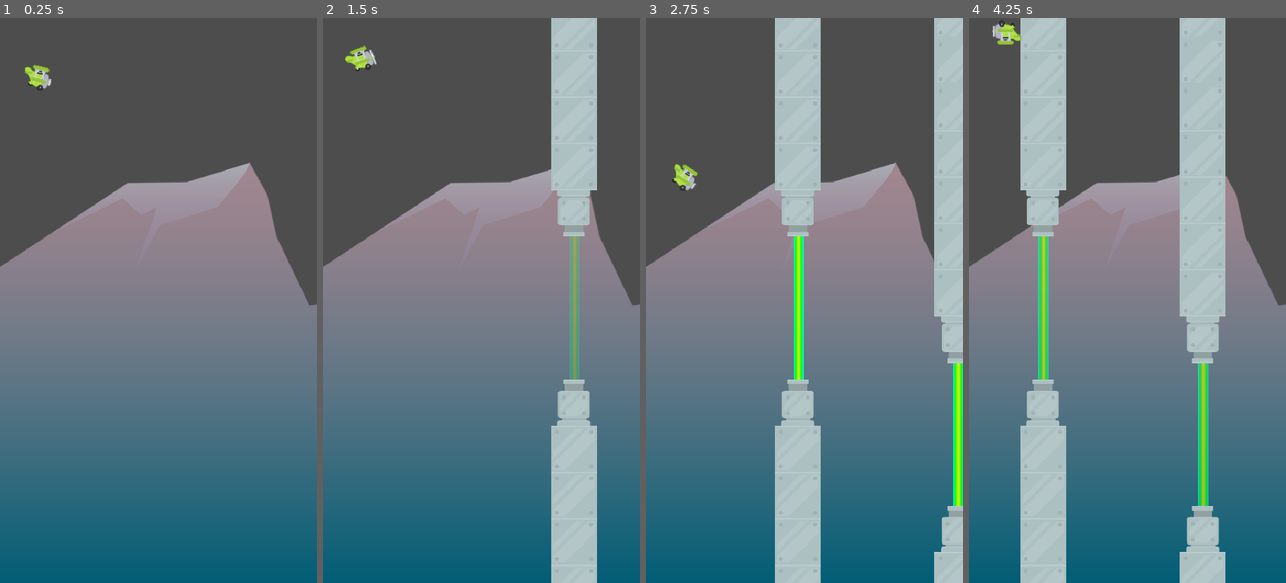
Above: before the commit, frames 1-4 (left to right).
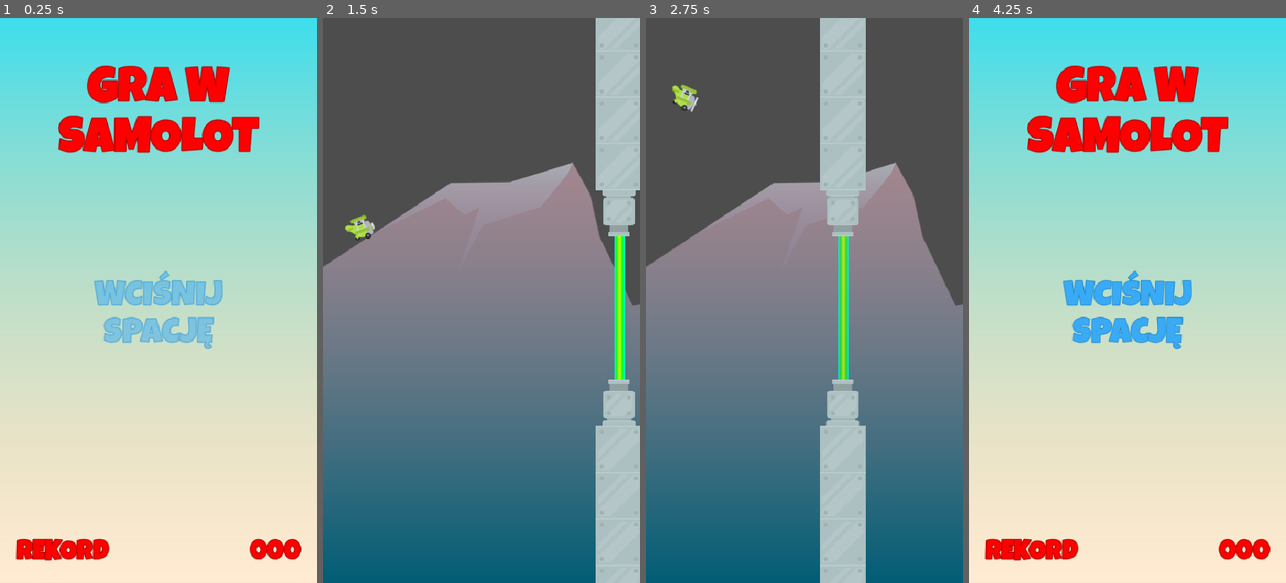
Above: after the commit, the same moments.

Repository: ligarius20fps/kurs-godot
Game: Godot game, scene res://Scenes/Main/Main.tscn
Two runs of this game, one before a commit and one after it. Both use one fixed random seed, a clock stepped at 60 frames per second and the inputs below. Before the commit the project starts from res://Scenes/Game/Game.tscn.
Inputs:
- Up to frame 1 (0.25 s): no input
- Up to frame 2 (1.5 s): hold Space (jump) 0.53-1.28 s; tap Space (jump) at 1.35 s
- Up to frame 3 (2.75 s): tap Space (jump) at 1.52, 1.82 s; hold Space (jump) from 2.03 s (still down)
- Up to frame 4 (4.25 s): release Space (jump) at 2.78 s; tap Space (jump) at 2.85, 3.02, 3.32 s; hold Space (jump) from 3.53 s (still down); tap Escape (ui_cancel) at 4.15 s

The runs differ from the first frame. In frame 1, 100% of the frame differs, in the area x 0-100%, y 0-100%; in frame 2, 21%; in frame 3, 29%; in frame 4, 99%.

Commit message:
przejścia między scenami

Diff:
--- /dev/null
+++ b/tappy/Globals/GameManager.gd
@@ -0,0 +1,10 @@
+extends Node
+
+const MAIN_SCREEN = preload("uid://bk7wx4bliuk8n")
+const GAME = preload("uid://cmvi8rt67bmrw")
+
+func load_main() -> void:
+	get_tree().change_scene_to_packed(MAIN_SCREEN)
+
+func load_game() -> void:
+	get_tree().change_scene_to_packed(GAME)
--- a/tappy/Scenes/Game/Game.gd
+++ b/tappy/Scenes/Game/Game.gd
@@ -14,15 +14,18 @@
 #dźwięki
 @onready var game_over: AudioStreamPlayer = $GameOver
 
+func _unhandled_input(event: InputEvent) -> void:
+	# esc
+	if event.is_action_pressed("ui_cancel"):
+		# odmroź rzeczy
+		get_tree().paused = false
+		# przejdź do menu głównego
+		GameManager.load_main()
 
 # Called when the node enters the scene tree for the first time.
 func _ready() -> void:
 	tappy_plane.plane_died.connect(freeze_all)
 	spawn_pipe()
-
-# Called every frame. 'delta' is the elapsed time since the previous frame.
-#func _process(delta: float) -> void:
-	#pass
 
 func spawn_pipe():
 	# x wiemy gdzie będzie
--- /dev/null
+++ b/tappy/Scenes/Main/Main.gd
@@ -0,0 +1,7 @@
+extends Control
+
+func _unhandled_input(event: InputEvent) -> void:
+	# przycisk do skakania
+	if event.is_action_pressed("jump"):
+		# przejdź do gry
+		GameManager.load_game()
--- a/tappy/Scenes/Main/Main.tscn
+++ b/tappy/Scenes/Main/Main.tscn
@@ -1,6 +1,7 @@
-[gd_scene load_steps=10 format=3 uid="uid://bk7wx4bliuk8n"]
+[gd_scene load_steps=11 format=3 uid="uid://bk7wx4bliuk8n"]
 
 [ext_resource type="Texture2D" uid="uid://bjibyqj06e775" path="res://Assets/background/sky.png" id="1_p8rbg"]
+[ext_resource type="Script" uid="uid://covmbg6dslwqi" path="res://Scenes/Main/Main.gd" id="1_w20t6"]
 [ext_resource type="LabelSettings" uid="uid://b4oc66qnbs2ku" path="res://Resources/FontResourceBig.tres" id="2_cmk6n"]
 [ext_resource type="FontFile" uid="uid://cneedlbnotp5q" path="res://Assets/fonts/LuckiestGuy-Regular.ttf" id="3_i3fi7"]
 [ext_resource type="LabelSettings" uid="uid://cwij2yfiai64e" path="res://Resources/FontResourceSmall.tres" id="4_i3fi7"]
@@ -82,6 +83,7 @@
 anchor_bottom = 1.0
 grow_horizontal = 2
 grow_vertical = 2
+script = ExtResource("1_w20t6")
 
 [node name="TextureRect" type="TextureRect" parent="."]
 layout_mode = 1
--- a/tappy/project.godot
+++ b/tappy/project.godot
@@ -11,9 +11,13 @@
 [application]
 
 config/name="Tappy"
-run/main_scene="res://Scenes/Game/Game.tscn"
+run/main_scene="uid://bk7wx4bliuk8n"
 config/features=PackedStringArray("4.5", "Mobile")
 config/icon="res://icon.svg"
+
+[autoload]
+
+GameManager="*res://Globals/GameManager.gd"
 
 [display]
 
Not shown, added: tappy/Globals/GameManager.gd.uid
Not shown, added: tappy/Scenes/Main/Main.gd.uid
